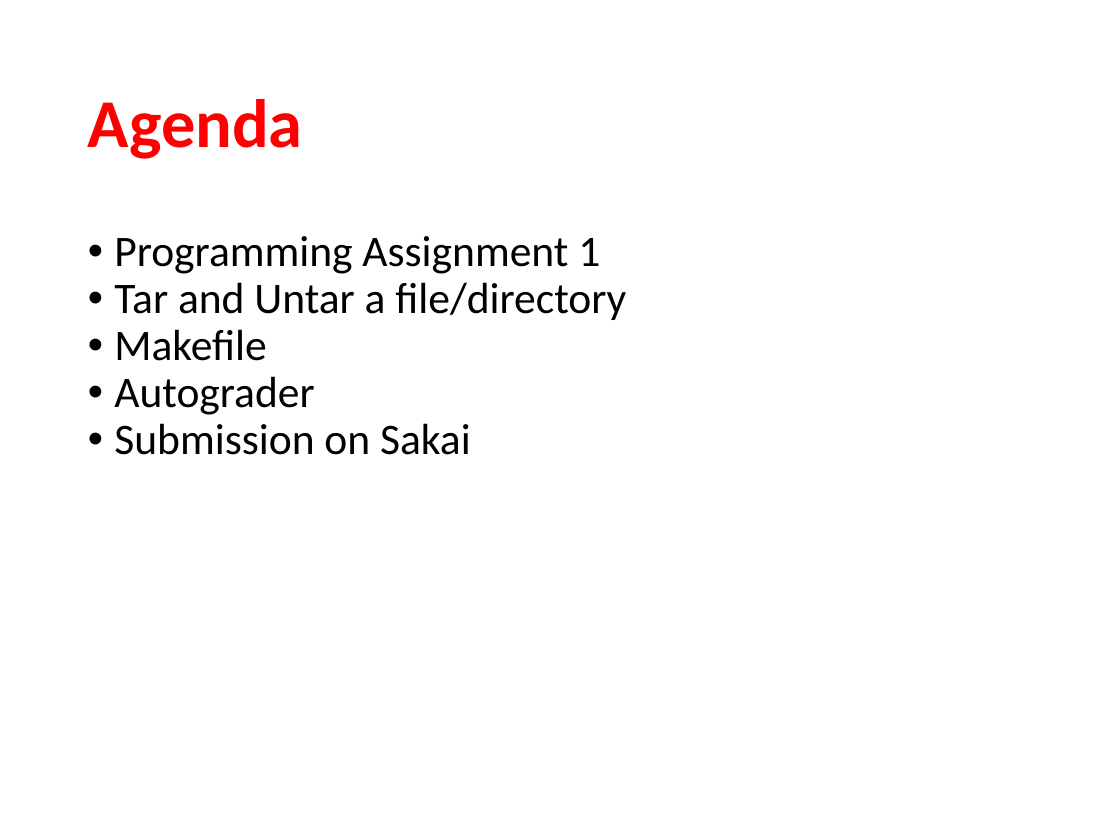
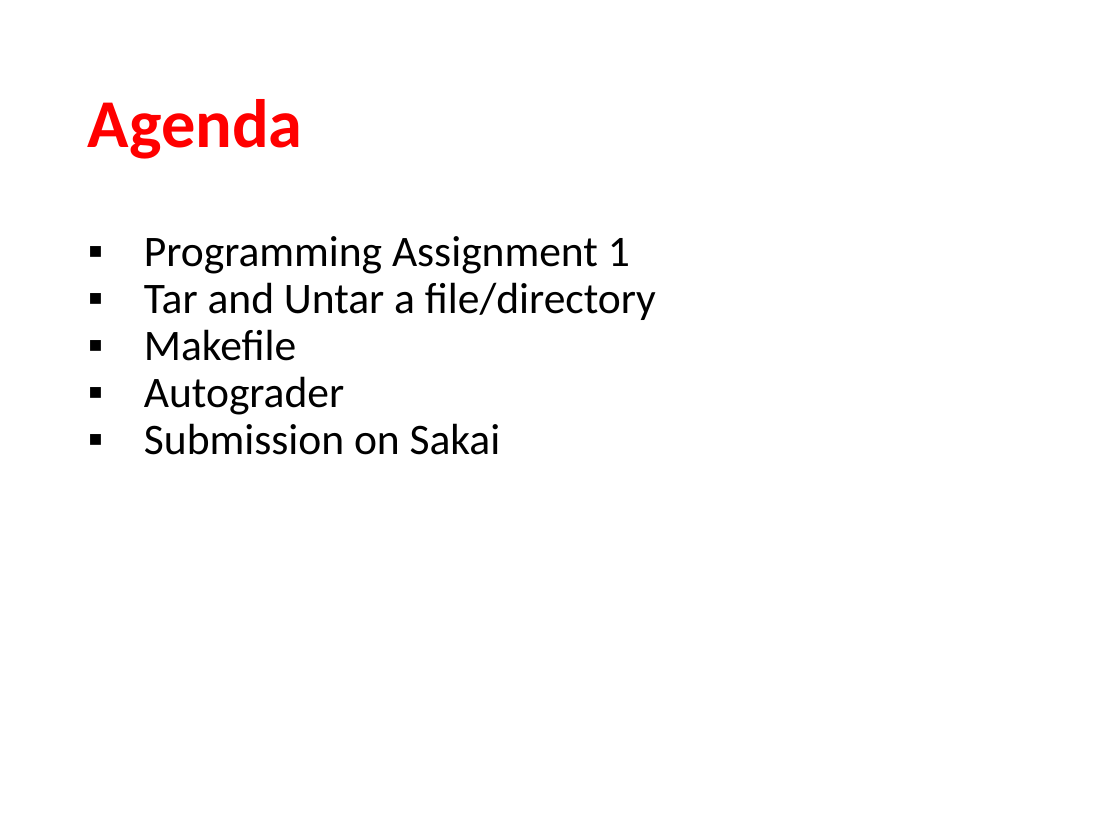
Before and after one commit to USMC1941/CS211-Rutgers, a slide deck: slide 2 of Recitations/Abu Shoeb/2- Abu Shoeb.pptx. Drawn at 1120x840 pixels with LibreOffice and Linux fonts; fonts in the diff are those of the drawing. Boxes give left, top, right and bottom in pixels: in the first picture for what was removed or moved away, otherwise in the second. Text is boxed around its words. In the diff, an @@ line names an element or a change of style, - is before the commit and + after.

```diff
--- a/Recitations/Abu Shoeb/2- Abu Shoeb.pptx
+++ b/Recitations/Abu Shoeb/2- Abu Shoeb.pptx
@@ text "Programming Assignment 1" at (x1=144, y1=236, x2=656, y2=455): bullet • to ▪ @@
```
Also in this commit, not shown: 4 other slides changed, 9 other files.
